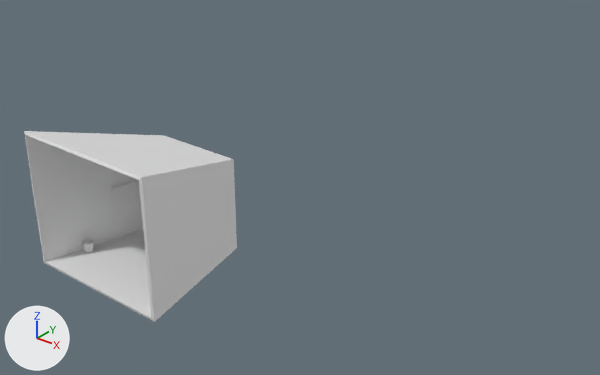
Renders of the FBX model Assets/Art/Mesh/Room.fbx from each side of a commit.
One viewpoint serves both versions: a camera (50 mm lens) standing at (21.8, -17.6, 16.6) and looking at (-0.7, 10.5, -0.8). Every picture has the same lights, and +X, +Y and +Z are marked at lower left. Where no turn or scale is listed for an object, it has been applied to the vertices.

In view in the first picture: 'Walls'.
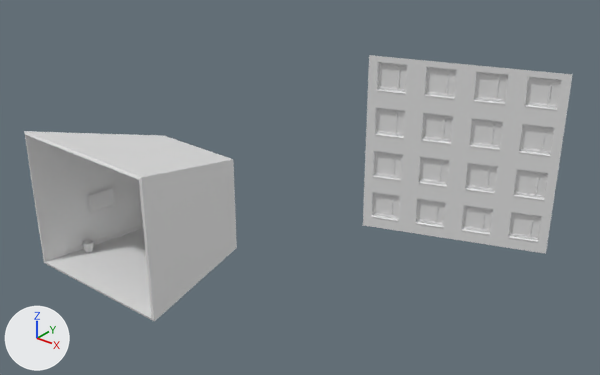
Scene script edits in JSON lines:
```json
{"op": "add", "block": "mat_material_017", "code": ["mat_material_017 = principled_material('Material.017')", "mat_material_017.base_color = (0.8, 0.8, 0.8)  # white #e7e7e7"]}
{"op": "add", "block": "mat_material", "code": ["mat_material = principled_material('Material')", "mat_material.base_color = (0.8, 0.8, 0.8)  # white #e7e7e7"]}
{"op": "add", "block": "mat_material_016", "code": ["mat_material_016 = principled_material('Material.016')", "mat_material_016.base_color = (0.8, 0.8, 0.8)  # white #e7e7e7"]}
{"op": "add", "block": "me_cube_038", "code": ["me_cube_038 = bpy.data.meshes.new('Cube.038')", "me_cube_038.from_pydata(...)  # 3225 vertices, 3232 faces; spans x -0.68..9.82, y -2.19..1.94, z -1.54..9.55", "# faces by material slot: [16, 1360, 1856]", "me_cube_038.materials.append(mat_material)  # white #e7e7e7", "me_cube_038.materials.append(mat_material_016)  # white #e7e7e7", "me_cube_038.materials.append(mat_material_017)  # white #e7e7e7"]}
{"op": "add", "block": "ob_building", "code": ["ob_building = bpy.data.objects.new('Building', me_cube_038)", "ob_building.location = (-3.38, 23.21, -6.98)"]}
```

Location of each change, (x1, y1, x2, y2) in pixels of the pictures (600 x 375 px):
```json
{"object": "Building", "change": "added", "after": [363, 55, 573, 254], "faces in mat_material_016 (white #e7e7e7)": [363, 55, 573, 254], "faces in mat_material (white #e7e7e7)": [374, 64, 559, 237], "faces in mat_material_017 (white #e7e7e7)": [372, 62, 561, 243]}
```
